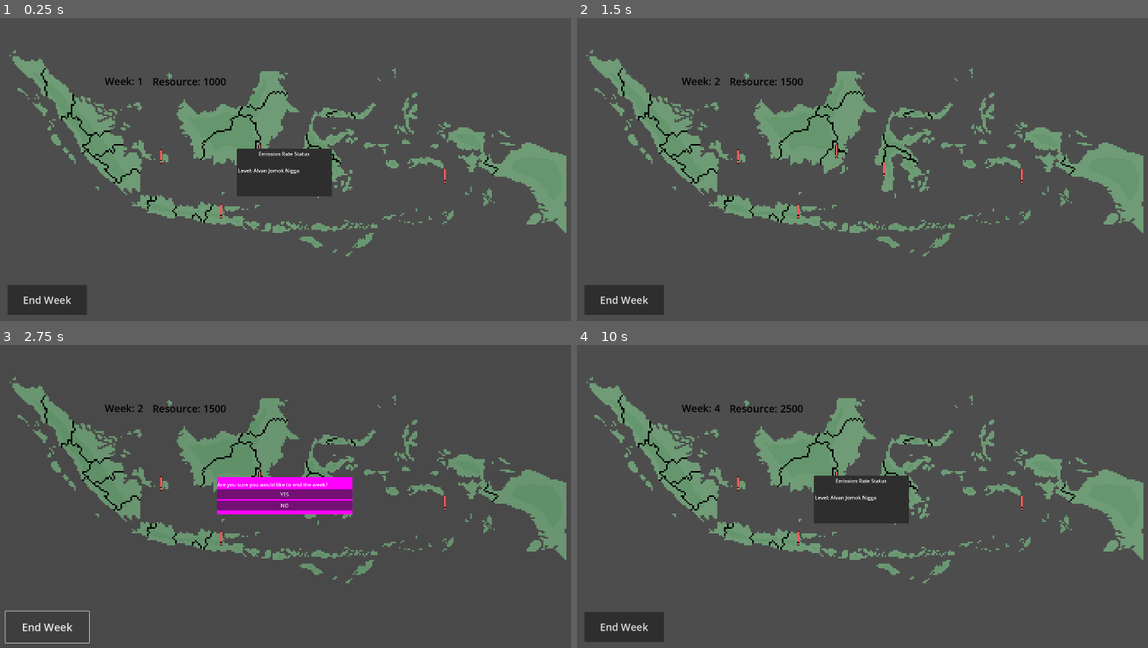
Above: before the commit, frames 1-4 (two rows, left to right).
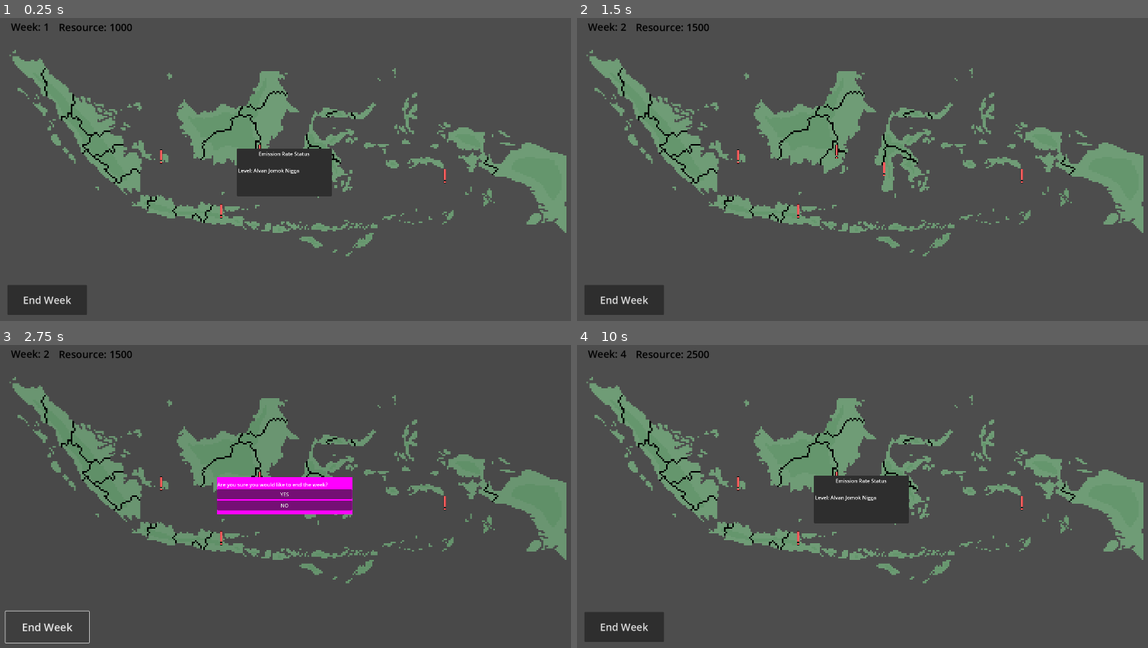
Above: after the commit, the same moments.

Repository: SSSalvan/O.M.G.A.M.M.A
Game: Godot game, scene res://scenes/main_gameplay.tscn
Same seed, same stepped clock (60 frames per second), same inputs: the game is played once before the commit and once after it. This scene is started directly instead of the project's main scene.
Inputs (mouse positions are in pixels of both pictures, inside the frame that each line leads up to):
- Up to frame 1 (0.25 s): no input
- Up to frame 2 (1.5 s): click "End Week" at 0.5 s; click "YES" at 1.25 s
- Up to frame 3 (2.75 s): click "End Week" at 2 s
- Up to frame 4 (10 s): click "YES" at 2.75 s; click "End Week" at 3.5 s; click "YES" at 4.25 s; tap Enter at 5, 6.5, 8 s; move the mouse to (993, 481) at 5.02 s; click (993, 481) at 5.17 s; tap Space at 5.75, 7.25, 8.75 s; move the mouse to (736, 517) at 5.77 s; click (736, 517) at 5.92 s; move the mouse to (919, 423) at 6.52 s; click (919, 423) at 6.67 s; move the mouse to (828, 569) at 7.27 s; click (828, 569) at 7.42 s; move the mouse to (1045, 551) at 8.02 s; click (1045, 551) at 8.17 s; move the mouse to (679, 448) at 8.77 s; click (679, 448) at 8.92 s; move the mouse to (891, 499) at 9.52 s; click (891, 499) at 9.67 s

The runs differ from the first frame. In frame 1, 0.4% of the frame differs, in the area x 1-40%, y 1-23%; in frame 2, 0.4%; in frame 3, 0.4%; in frame 4, 0.4%.

Commit message:
Update main_gameplay.tscn

Diff:
--- a/calamity-control/scenes/main_gameplay.tscn
+++ b/calamity-control/scenes/main_gameplay.tscn
@@ -74,19 +74,19 @@
 [node name="Camera2D" type="Camera2D" parent="GameManager"]
 
 [node name="Week Counter" type="Label" parent="GameManager"]
-offset_left = -567.0
-offset_top = -312.0
-offset_right = -447.0
-offset_bottom = -267.0
+offset_left = -863.0
+offset_top = -484.0
+offset_right = -743.0
+offset_bottom = -439.0
 theme_override_colors/font_color = Color(0, 0, 0, 1)
 theme_override_font_sizes/font_size = 32
 text = "Week: x"
 
 [node name="Resource Counter" type="Label" parent="GameManager"]
-offset_left = -416.0
-offset_top = -311.0
-offset_right = -296.0
-offset_bottom = -266.0
+offset_left = -712.0
+offset_top = -483.0
+offset_right = -535.0
+offset_bottom = -438.0
 theme_override_colors/font_color = Color(0, 0, 0, 1)
 theme_override_font_sizes/font_size = 32
 text = "Resource: x"
